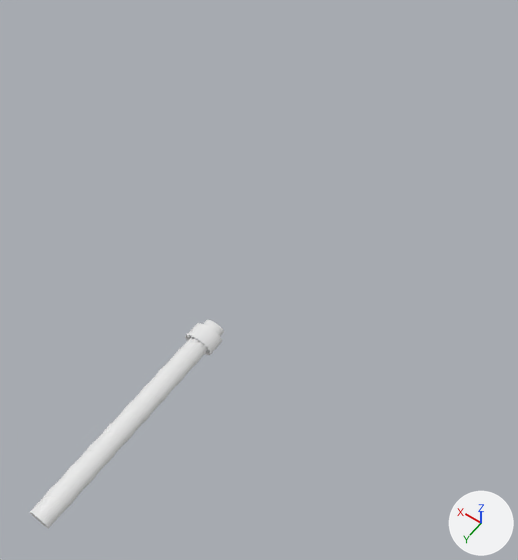
What one commit did to the Blender file Assets/BlenderAssets/RinSlayer.blend.
The view is the same before and after, from a 50 mm lens placed at (-5.27, 6.52, 15.31), pointed at (0.4, -1.41, 2.85). Every picture has the same lights, and +X, +Y and +Z are marked at lower right. The older version comes first.

Objects in the first picture: 'hilt', 'wrap.001' and 7 more.
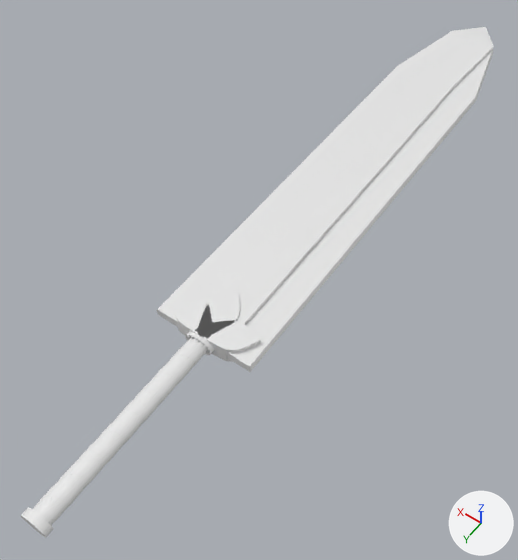
Changed parts and their boxes [x1, y1, x2, y2] in the pictures (518 x 560 px):
'blade', shown: after [156, 27, 494, 372]
'wrap.001', reshaped, moved, turned: before [44, 485, 77, 508]; after [47, 346, 202, 508]
'petal.002', shown: after [196, 320, 260, 362]
'petal.001', shown: after [175, 292, 215, 339]
'petal', shown: after [195, 294, 240, 338]
'nub', shown: after [21, 507, 54, 538]
'hilt', unchanged, covered by the edit: before [30, 320, 224, 528]; after [32, 332, 214, 525]
'wrap.010', unchanged, uncovered by the edit: after [39, 354, 191, 523]

Edits to the bpy script that builds the scene:
```text
Change me_cylinder_003:
    used by ob_wrap_001; location = (0.0, 4.76, 3.79); rotation_euler = (1.603, -0.00704, 0.0762), in degrees (92, -0.4, 4.4); scale = (0.244, 0.244, 2.12)
    remove me_cylinder_003.from_pydata(...)  # 64 vertices, 32 faces; spans x -1.0..1.0, y -0.64..0.64, z -0.06..0.06
    add me_cylinder_003.from_pydata(...)  # 4096 vertices, 4096 faces; spans x -1.46..1.45, y -0.86..0.86, z -0.85..0.86
    me_cylinder_003 part 1: 64 vertices removed from x -1.0..1.0, y -0.64..0.64, z -0.06..0.06; 4096 vertices added at x -1.46..1.45, y -0.86..0.86, z -0.85..0.86
Change ob_blade:
    remove ob_blade.hide_set(True)
Change ob_nub:
    remove ob_nub.hide_set(True)
Change ob_petal:
    remove ob_petal.hide_set(True)
Change ob_petal_001:
    remove ob_petal_001.hide_set(True)
Change ob_petal_002:
    remove ob_petal_002.hide_set(True)
Change ob_wrap_001:
    ob_wrap_001.location: (0.0, 4.76, 3.79) -> (0.0, 3.11, 3.79)
    ob_wrap_001.rotation_euler: (1.603, -0.00704, 0.0762) -> (1.603, 0.00935, 0.0762)  # degrees (92, -0.4, 4.4) -> degrees (92, 0.5, 4.4)
```
